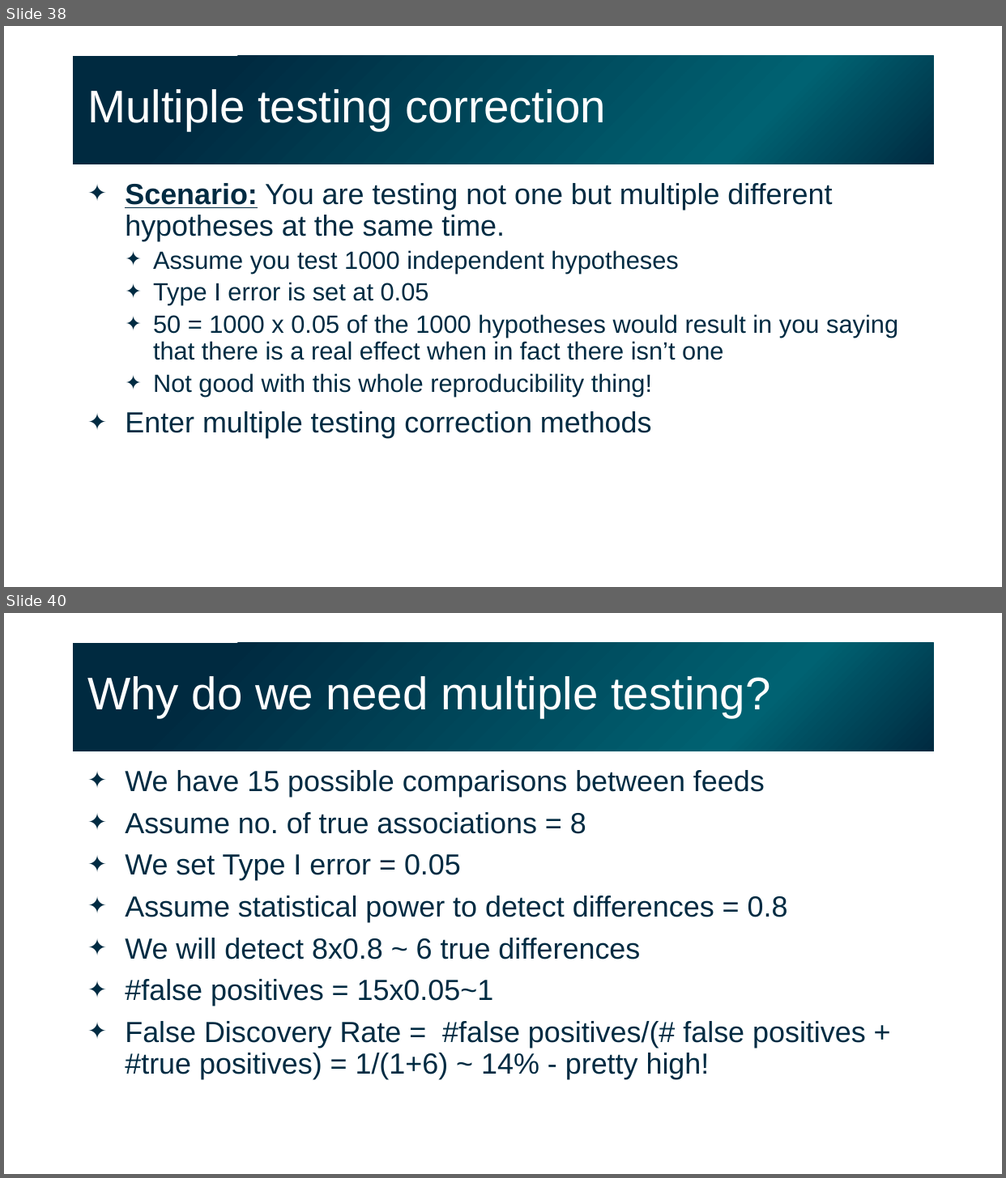
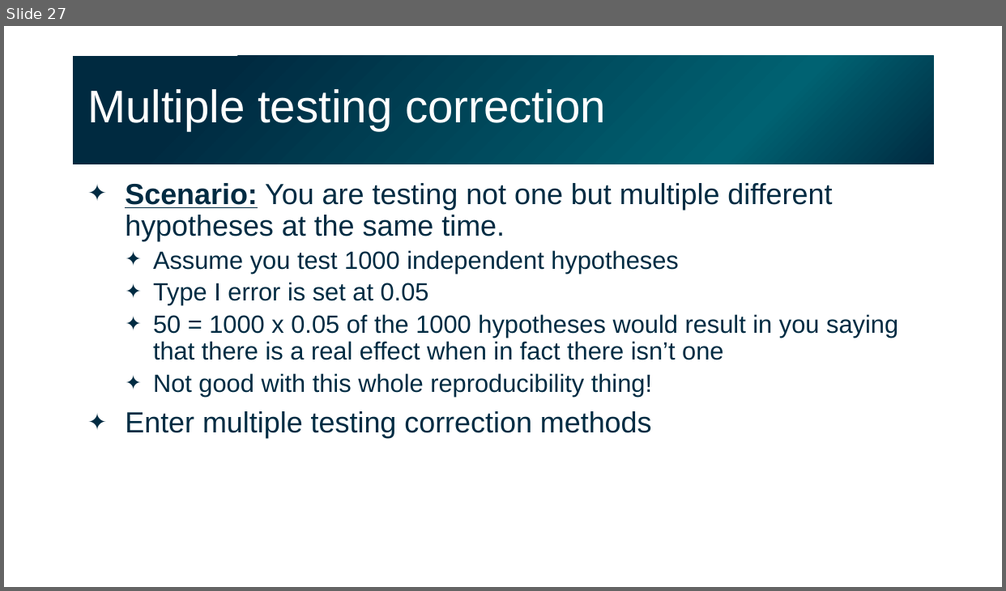
Before and after one commit to gladstone-institutes/Bioinformatics-Workshops, a slide deck: intro-experimental-design-hypothesis-testing/IntroStatsExpDesignHT_011723_day2.pptx. Shown one above the other, each under a label of ours: slides 38 and 40 before the commit, slide 27 after it; the slides between them are not shown. The pictures are 1006x1178 and 1006x591 pixels, drawn with LibreOffice and Linux fonts; fonts in the diff are those of the drawing. Boxes give left, top, right and bottom in pixels: in the first picture for what was removed or moved away, otherwise in the second. Text is boxed around its words. In the diff, an @@ line names an element or a change of style, - is before the commit and + after.

```diff
--- a/intro-experimental-design-hypothesis-testing/IntroStatsExpDesignHT_011723_day2.pptx
+++ b/intro-experimental-design-hypothesis-testing/IntroStatsExpDesignHT_011723_day2.pptx
@@ slide 40 removed at bbox=[4, 613, 1002, 1174], background #FFFFFF @@
@@ title removed at bbox=[73, 643, 934, 752] @@
-Why do we need multiple testing?
@@ text removed at bbox=[125, 770, 866, 1080] @@
-✦ We have 15 possible comparisons between feeds
-✦ Assume no. of true associations = 8
-✦ We set Type I error = 0.05
-✦ Assume statistical power to detect differences = 0.8
-✦ We will detect 8x0.8 ~ 6 true differences
-✦ #false positives = 15x0.05~1
-✦ False Discovery Rate = #false positives/(# false positives + #true positives) = 1/(1+6) ~ 14% - pretty high!
@@ what was slide 38 is now slide 27 @@
```
Also in this commit, not shown: 8 slides changed, 2 slides added, 1 other slide removed.
